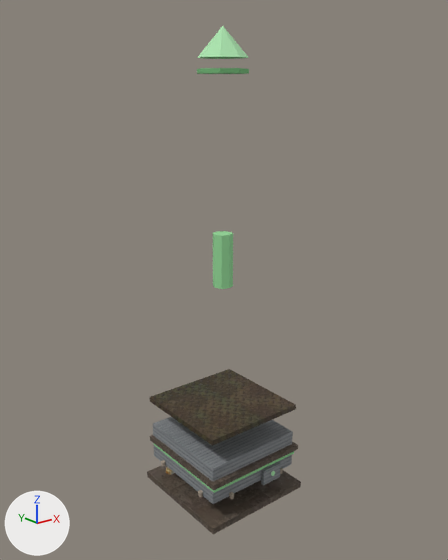
Two versions of the glTF model buildings/source/models/source.glb, one commit apart.
The view is the same before and after, from a 50 mm camera at (-1.373, -1.723, 1.561) aimed at (0.004, -0.001, 0.872). Arrows for +X, +Y and +Z are at lower left; the lights stay in place. The older version comes first. Where no turn or scale is listed for an object, it has been applied to the vertices. Vertices at exactly the same position are counted once.

Script lines for the objects in view, before the commit:
```python
ob_arrowbase = bpy.data.objects.new('ArrowBase', me_cylinder_007)
ob_arrowbase.location = (0.0, 0.0, 1.6)
ob_arrowcone = bpy.data.objects.new('ArrowCone', me_cone)
ob_arrowcone.location = (0.0, 0.0, 1.65)
ob_arrowpost = bpy.data.objects.new('ArrowPost', me_cylinder_006)
ob_arrowpost.location = (0.0, 0.0, 0.85)
ob_band = bpy.data.objects.new('Band', me_box_002)
ob_band.location = (0.0, 0.007, 0.35)
ob_body = bpy.data.objects.new('Body', me_box_001)
ob_body.location = (0.0, 0.007, 0.1)
ob_roof = bpy.data.objects.new('Roof', me_box_004)
ob_roof.location = (0.0, 0.0, 0.175)
# also in view: 'BasePlatform' at (0.0, 0.0, 0.013)
```
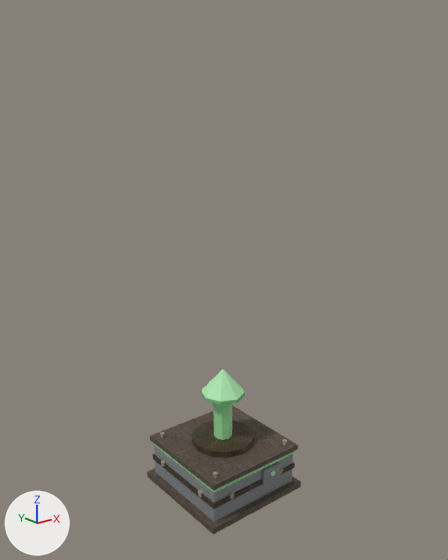
The newer file is also rescaled (x4.0) as a whole; pictures and numbers use the older file's frame.

Changed parts and their boxes [x1, y1, x2, y2] in the pictures (448 x 560 px):
'Body', moved: before [153, 417, 293, 504]; after [154, 445, 293, 522]
'Band', moved: before [150, 369, 296, 446]; after [153, 454, 295, 509]
'ArrowPost', moved: before [213, 231, 233, 289]; after [214, 404, 232, 440]
'ArrowCone', moved: before [197, 26, 249, 59]; after [202, 369, 244, 402]
'ArrowBase', moved: before [197, 68, 249, 74]; after [201, 387, 245, 405]
'Roof', unchanged, uncovered by the edit: before [150, 435, 298, 490]; after [150, 405, 298, 490]
'ApertureRing', unchanged, uncovered by the edit: after [192, 420, 253, 458]

The edits, one by one:
me_cylinder_007 is used by ob_arrowbase; location (0.0, 0.0, 1.6).
me_cylinder_007 had 16 vertices, 28 faces and spanned x -0.087..0.087, y -0.087..0.087, z 0.0..0.015.
me_cylinder_007 now has 16 vertices, 28 faces and spans x -0.087..0.087, y -0.087..0.087, z -1.2..-1.185.
me_cylinder_007 part 1: the whole mesh is moved by (0.0, 0.0, -1.2).
me_cone is used by ob_arrowcone; location (0.0, 0.0, 1.65).
me_cone had 9 vertices, 14 faces and spanned x -0.087..0.087, y -0.087..0.087, z 0.0..0.1.
me_cone now has 9 vertices, 14 faces and spans x -0.087..0.087, y -0.087..0.087, z -1.237..-1.137.
me_cone part 2: the whole mesh is moved by (0.0, 0.0, -1.237).
me_cylinder_006 is used by ob_arrowpost; location (0.0, 0.0, 0.85).
me_cylinder_006 had 16 vertices, 28 faces and spanned x -0.038..0.038, y -0.038..0.038, z 0.0..0.2.
me_cylinder_006 now has 16 vertices, 28 faces and spans x -0.038..0.038, y -0.038..0.038, z -0.638..-0.438.
me_cylinder_006 part 3: the whole mesh is moved by (0.0, 0.0, -0.638).
me_box_002 is used by ob_band; location (0.0, 0.007, 0.35).
me_box_002 had 8 vertices, 12 faces and spanned x -0.206..0.206, y -0.206..0.206, z 0.0..0.02.
me_box_002 now has 8 vertices, 12 faces and spans x -0.206..0.206, y -0.212..0.201, z -0.262..-0.242.
me_box_002 part 4: the whole mesh is moved by (0.0, -0.005, -0.262).
me_box_001 is used by ob_body; location (0.0, 0.007, 0.1).
me_box_001 had 12 vertices, 20 faces and spanned x -0.2..0.2, y -0.2..0.2, z 0.0..0.15.
me_box_001 now has 12 vertices, 20 faces and spans x -0.2..0.2, y -0.205..0.195, z -0.075..0.075.
me_box_001 part 5: the whole mesh is moved by (0.0, -0.005, -0.075).
